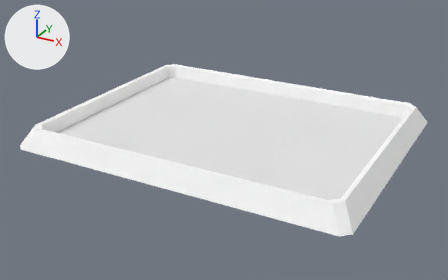
A saved change to the Blender file paintings.blend.
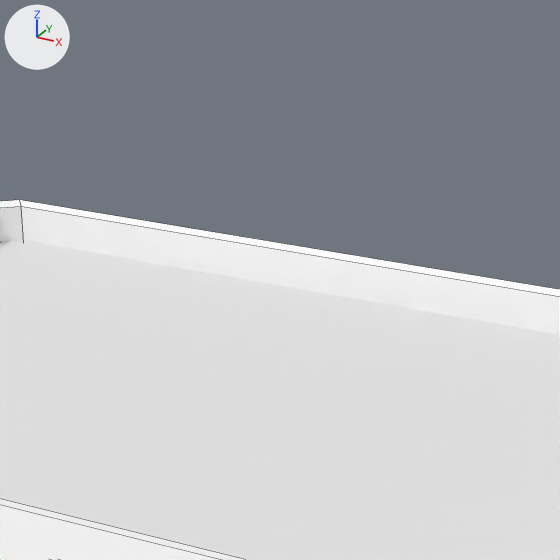
Old and new are each drawn whole from a camera (50 mm lens) standing at (1.161, -2.189, 1.053) and looking at (-0.019, -0.042, -0.02) and again close up on the part from 38% to 78% of the width and 0% to 64% of the height. Arrows for +X, +Y and +Z are at upper left; the lights stay in place. The close-ups show mesh edges as thin lines.

Names of what the first close-up shows: 'Adolf_Friedrich_Erdmann_von_Menzel_009', 'frame.000'.
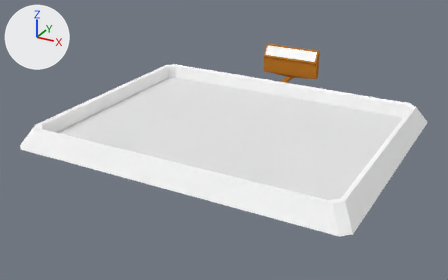
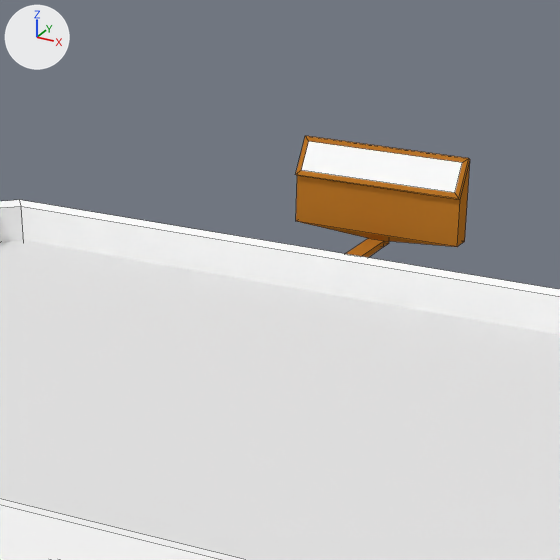
What differs and where, as boxes [x1, y1, x2, y2] in the close-ups (560 x 560 px):
'frame_light', added
    after: [295, 136, 470, 257]
    faces in mat_brass (its picture is missing): [295, 136, 470, 257]
    faces in mat_emit (its picture is missing): [302, 141, 462, 193]

The edits, one by one:
Material 'emit' (mat_emit) is new.
Its base color is (1.0, 1.0, 1.0) (white #ffffff).
Material 'brass' (mat_brass) is new.
Its base color is (0.491, 0.178, 0.0203) (orange #ba7527).
Mesh me_plane is new.
It has 28 vertices, 26 faces and spans x -0.142..0.142, y 0.516..0.638, z 0.071..0.231.
Faces by material slot: [25, 1].
It uses material mat_brass (its picture is missing).
It uses material mat_emit (its picture is missing).
Object 'frame_light' (ob_frame_light) is new; it shows me_plane.
Its parent is ob_frame_000.
Its location is (0.0, 0.0, 0.0).
